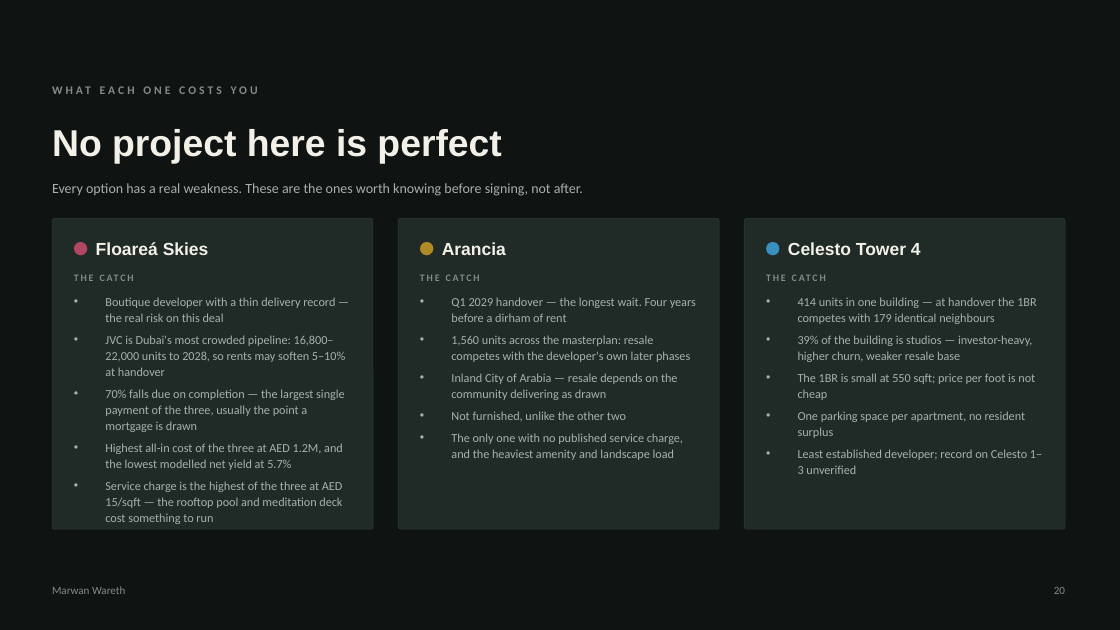
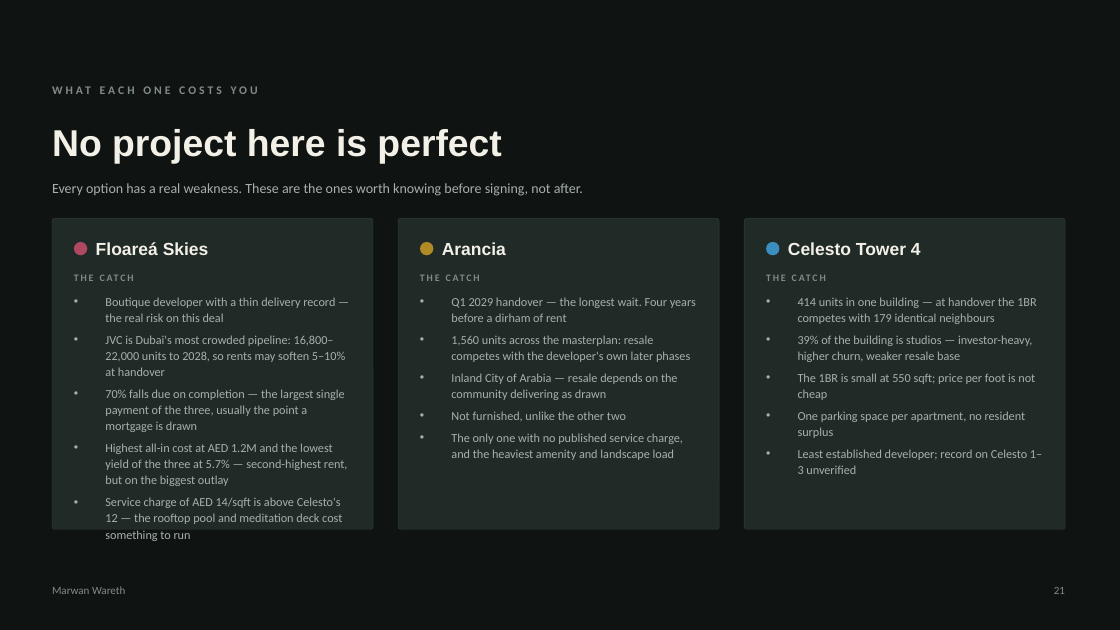
Before and after one commit to MWareth/openai-startup-name-generator, a slide deck: slide 21 of docs/client-deck/Three-Projects-One-Decision.pptx (slide 20 before the commit). Drawn at 1120x630 pixels with LibreOffice and Linux fonts; fonts in the diff are those of the drawing. Boxes give left, top, right and bottom in pixels: in the first picture for what was removed or moved away, otherwise in the second. Text is boxed around its words. In the diff, an @@ line names an element or a change of style, - is before the commit and + after.

```diff
--- a/docs/client-deck/Three-Projects-One-Decision.pptx
+++ b/docs/client-deck/Three-Projects-One-Decision.pptx
@@ text at [105, 443, 348, 541]: text changed @@
-• Highest all-in cost of the three at AED 1.2M, and the lowest modelled net yield at 5.7%
-• Service charge is the highest of the three at AED 15/sqft — the rooftop pool and meditation deck cost something to run
+• Highest all-in cost at AED 1.2M and the lowest yield of the three at 5.7% — second-highest rent, but on the biggest outlay
+• Service charge of AED 14/sqft is above Celesto's 12 — the rooftop pool and meditation deck cost something to run
@@ text at [1054, 587, 1065, 594]: text changed @@
-20
+21
```
Also in this commit, not shown: 20 other slides changed, 1 slide added, 4 other files.
